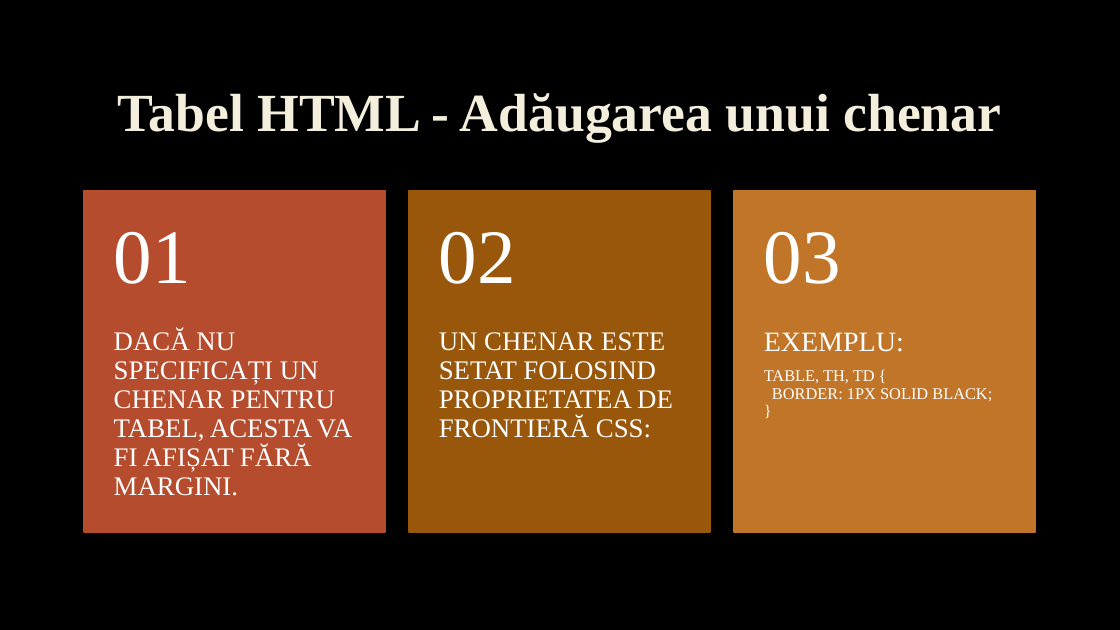
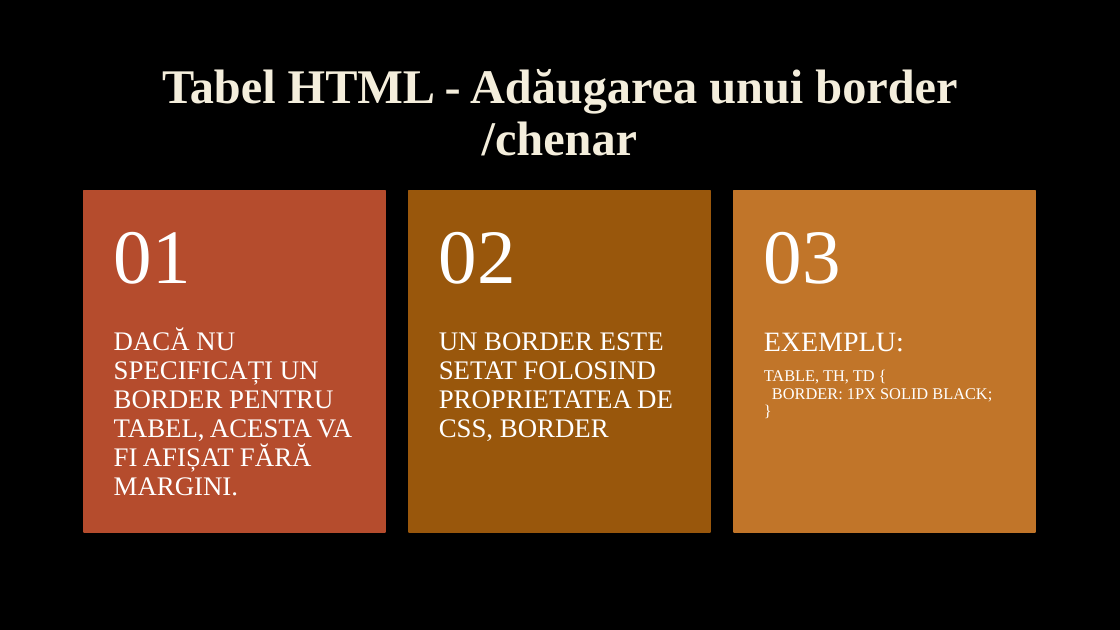
Before and after one commit to JohnyJF/Homework_10C, a slide deck: slide 6 of HTML_Tables_Tulei_Ion_Filat_Fabian.pptx (slide 9 before the commit). Drawn at 1120x630 pixels with LibreOffice and Linux fonts; fonts in the diff are those of the drawing; background and template pictures are left out. Boxes give left, top, right and bottom in pixels: in the first picture for what was removed or moved away, otherwise in the second. Text is boxed around its words. In the diff, an @@ line names an element or a change of style, - is before the commit and + after.

```diff
--- a/HTML_Tables_Tulei_Ion_Filat_Fabian.pptx
+++ b/HTML_Tables_Tulei_Ion_Filat_Fabian.pptx
@@ title at box(162, 69, 957, 156): text changed; size 46 to 41.4 pt @@
-Tabel HTML - Adăugarea unui chenar
+Tabel HTML - Adăugarea unui border /chenar
@@ text at box(114, 330, 352, 496): text changed @@
-DACĂ NU SPECIFICAȚI UN CHENAR PENTRU TABEL, ACESTA VA FI AFIȘAT FĂRĂ MARGINI.
+DACĂ NU SPECIFICAȚI UN BORDER PENTRU TABEL, ACESTA VA FI AFIȘAT FĂRĂ MARGINI.
@@ text at box(439, 332, 673, 441): text changed @@
-UN CHENAR ESTE SETAT FOLOSIND PROPRIETATEA DE FRONTIERĂ CSS:
+UN BORDER ESTE SETAT FOLOSIND PROPRIETATEA DE CSS, BORDER
```
Also in this commit, not shown: 10 other slides changed, 10 slides added, 13 slides removed, 1 other file.
